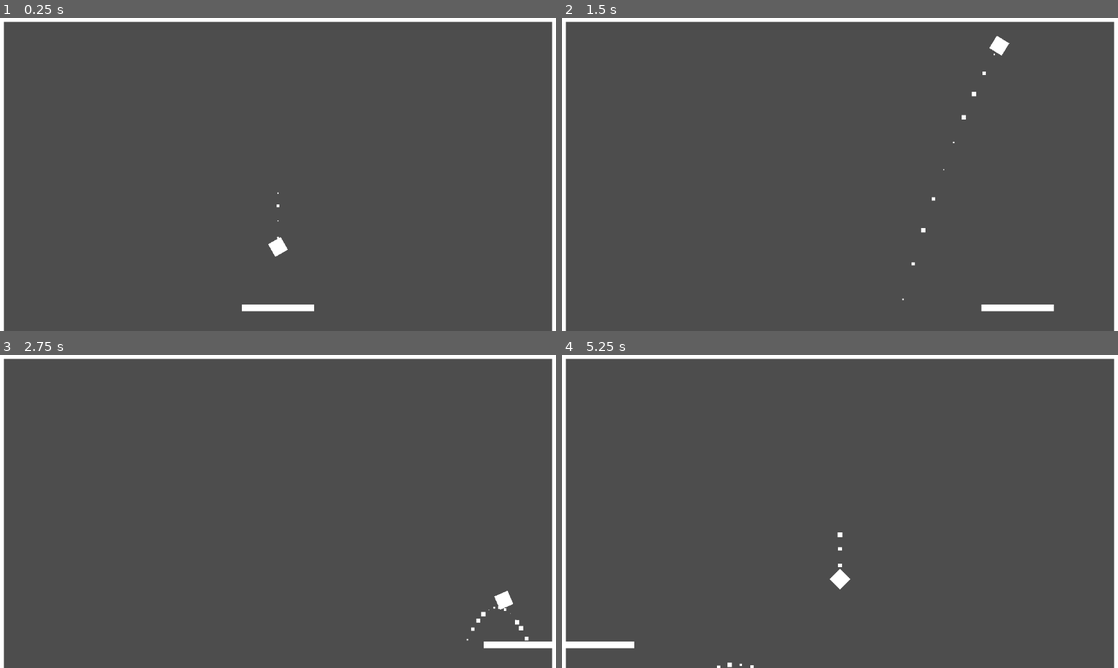
Above: before the commit, frames 1-4 (two rows, left to right).
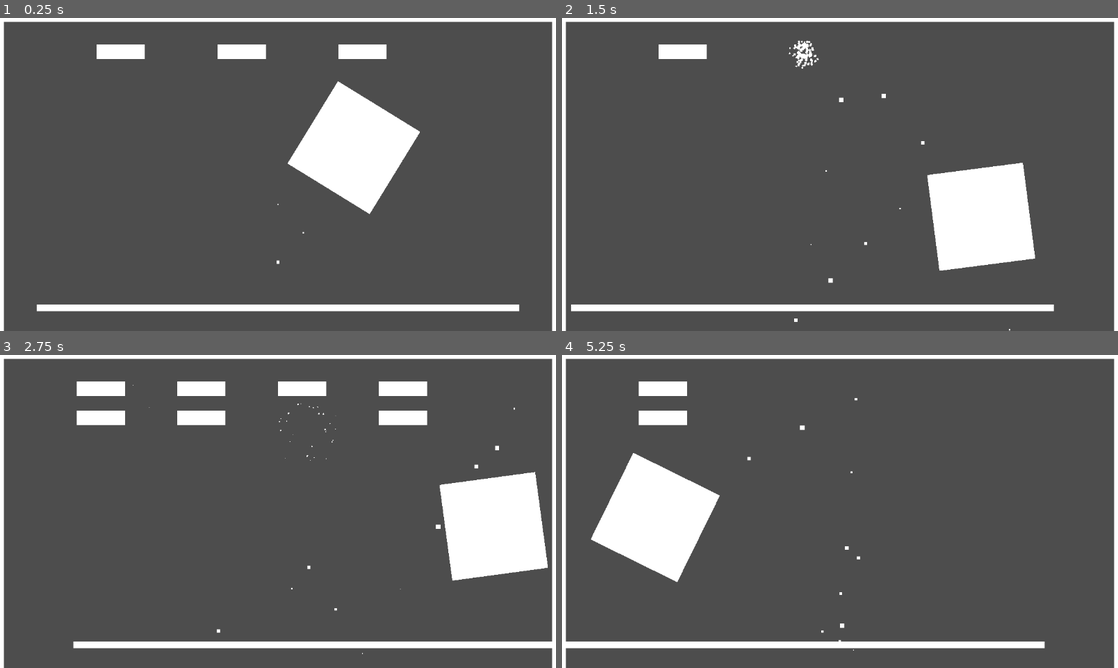
Above: after the commit, the same moments.

Repository: Let-s-Godot-Now/Breakout
Game: Godot game, scene res://tscn/main.tscn
Same seed, same stepped clock (60 frames per second), same inputs: the game is played once before the commit and once after it.
Inputs:
- Up to frame 1 (0.25 s): no input
- Up to frame 2 (1.5 s): hold Right (move_right) 0.53-1.28 s; hold Shift (faster_shift) 0.53-1.28 s; hold Left (move_left) from 1.28 s (still down); tap Shift (faster_shift) at 1.35 s
- Up to frame 3 (2.75 s): release Left (move_left) at 2.03 s; hold Right (move_right) from 2.03 s (still down); hold Shift (faster_shift) from 2.03 s (still down)
- Up to frame 4 (5.25 s): release Shift (faster_shift) at 2.78 s; tap Shift (faster_shift) at 2.85, 4.35 s; release Right (move_right) at 3.53 s; hold Shift (faster_shift) 3.53-4.28 s; hold Left (move_left) from 3.53 s (still down); hold Shift (faster_shift) from 5.03 s (still down)

The runs differ from the first frame. In frame 1, 8.4% of the frame differs, in the area x 6-94%, y 8-94%; in frame 2, 7.9%; in frame 3, 10%, in the area x 13-99%, y 8-96%; in frame 4, 8.1%.
Error before the commit: Invalid assignment of property or key 'total_bricks' with value of type 'int' on a base object of type 'Node (global_value.gd)'. (res://scripts/bricks_gen.gd:2…

Commit message:
Caches

Diff:
--- a/scripts/global_value.gd
+++ b/scripts/global_value.gd
@@ -11,3 +11,5 @@
 var score = 0
 
 var start_game = true
+
+var total_bricks
--- a/tscn/main.tscn
+++ b/tscn/main.tscn
@@ -15,6 +15,7 @@
 
 [node name="Debugger" type="Node" parent="."]
 script = ExtResource("2_1vkrt")
+is_debug_suitale = true
 
 [node name="Paddle" parent="." instance=ExtResource("1_qe3g6")]
 scale = Vector2(150, 14)
@@ -35,4 +36,5 @@
 
 [node name="Bricks" type="Node2D" parent="."]
 script = ExtResource("5_xc7pk")
+brick_horiz_gen_num = 3
 brick_vert_gen_num = 1
